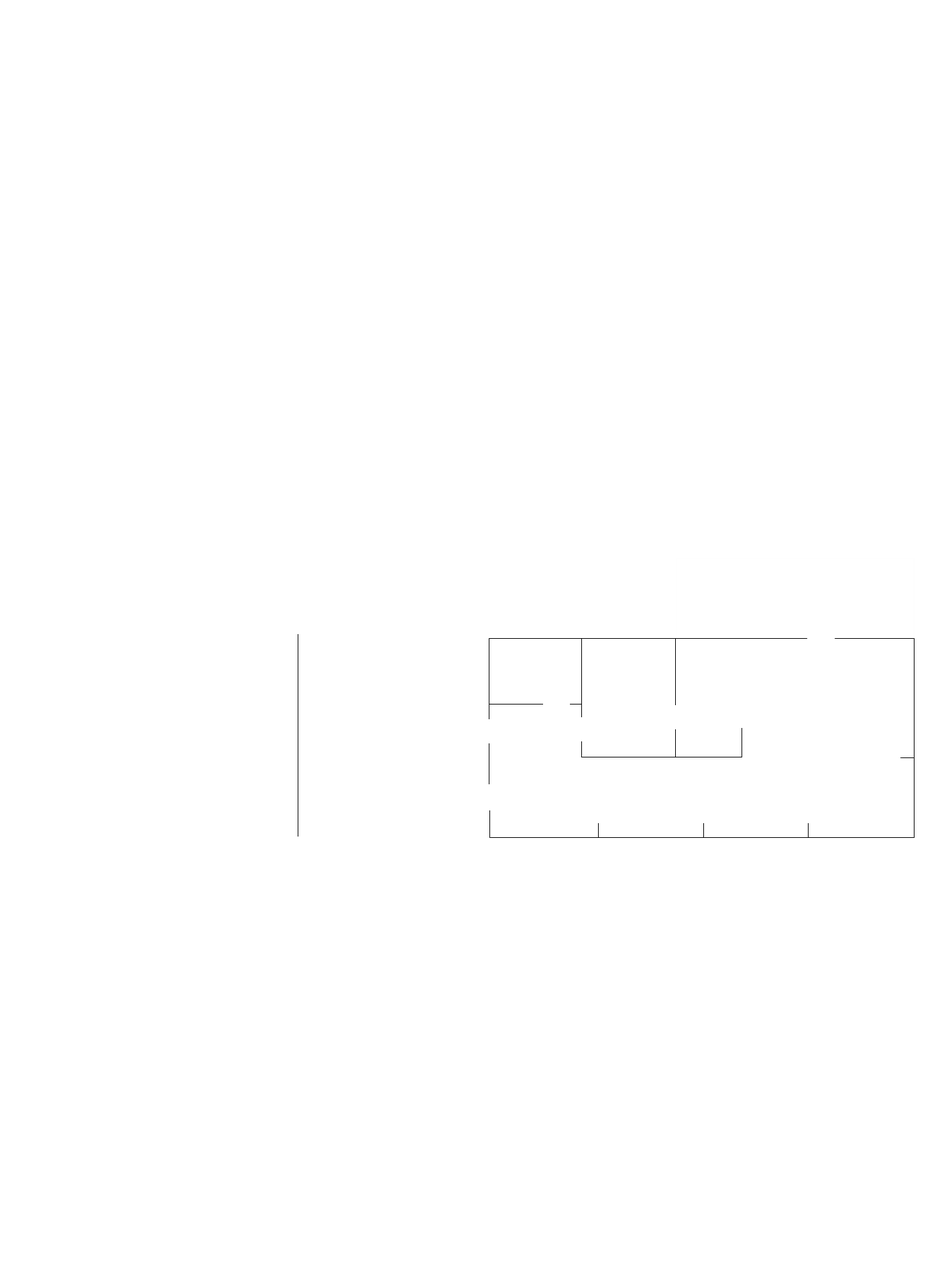
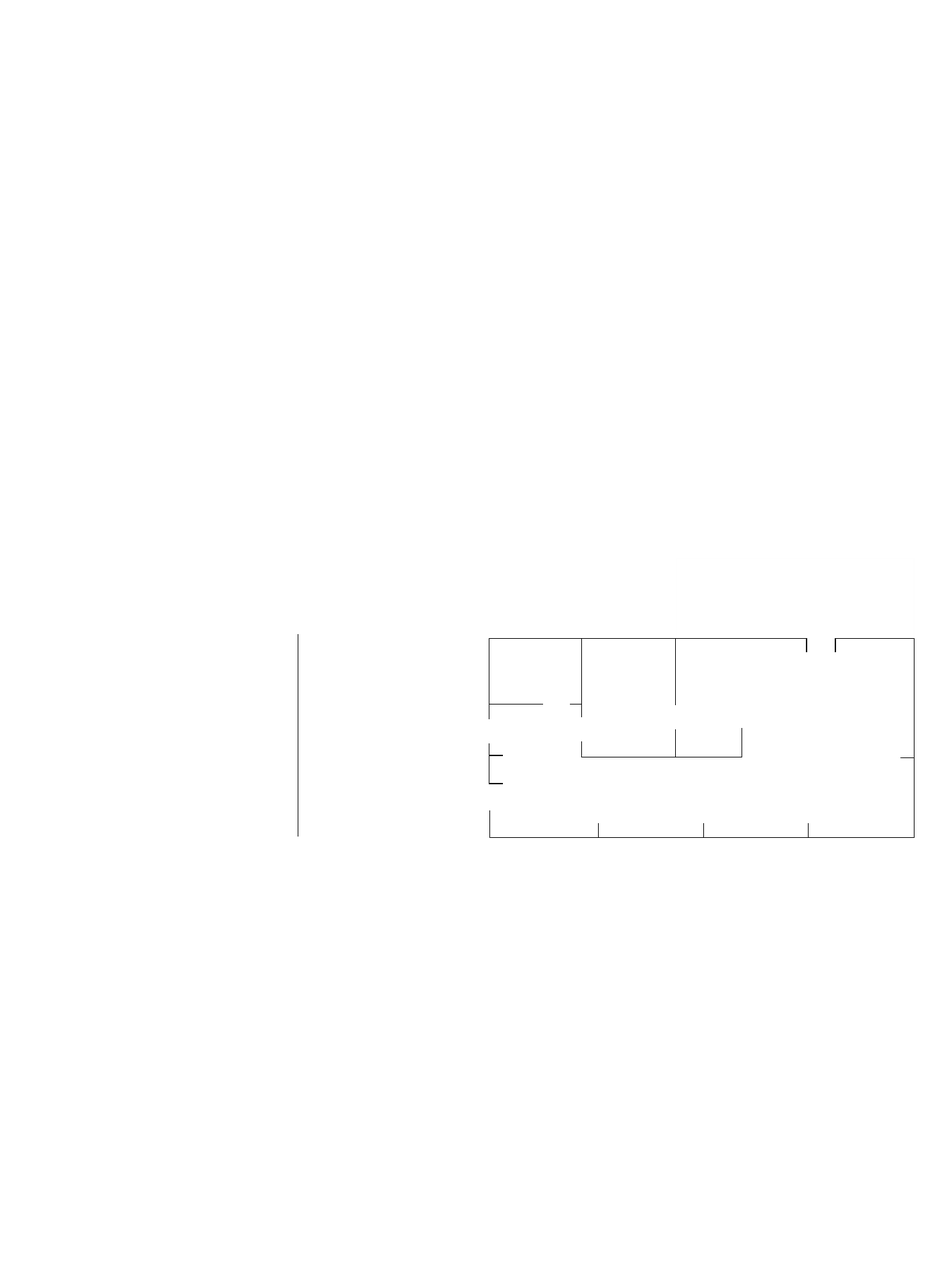
Two versions of the same layered image (944 × 1287). Layer-by-layer changes:
added layer "Versteviging" above "heightmap.pgm" over [489, 639, 837, 785]
